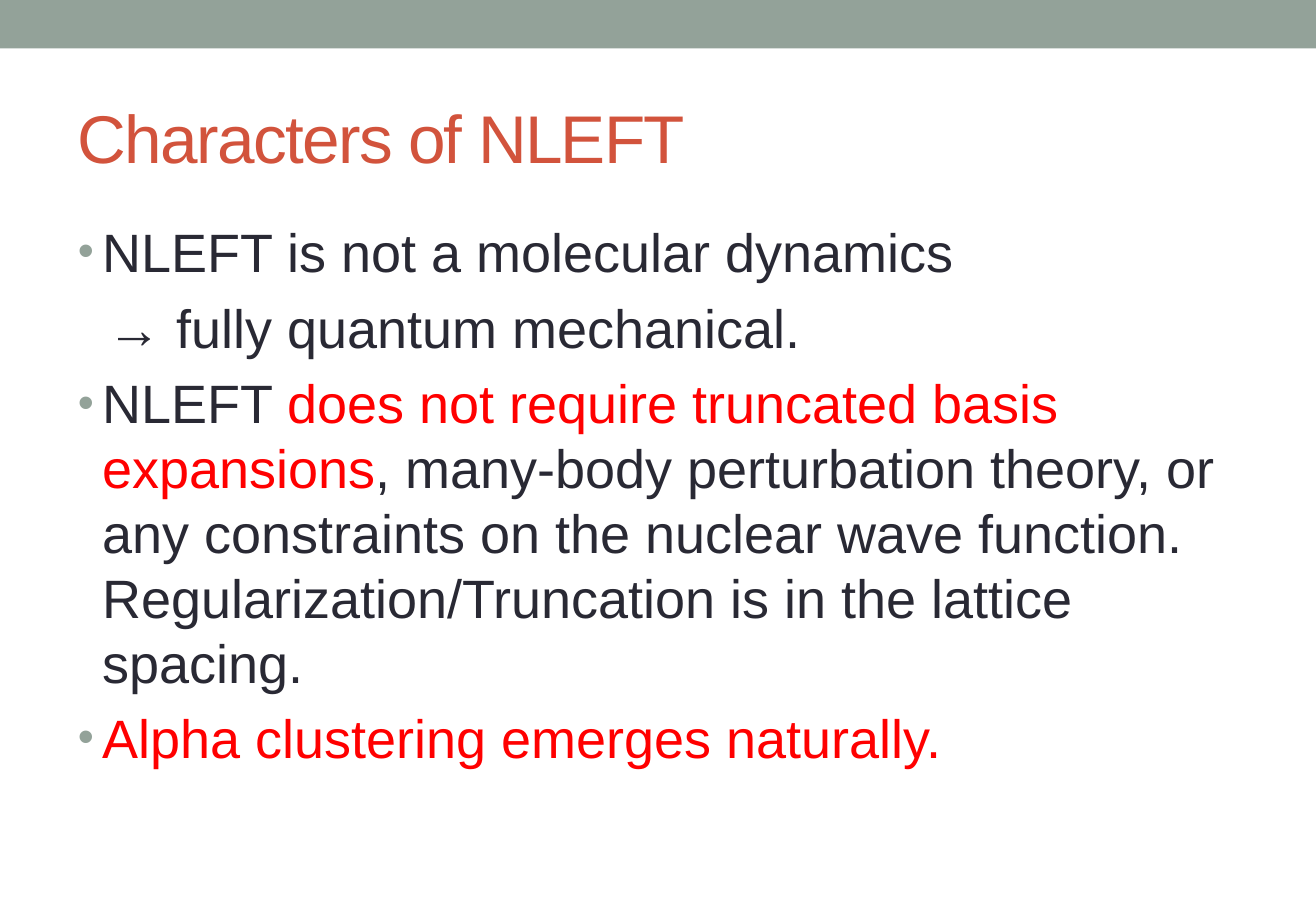
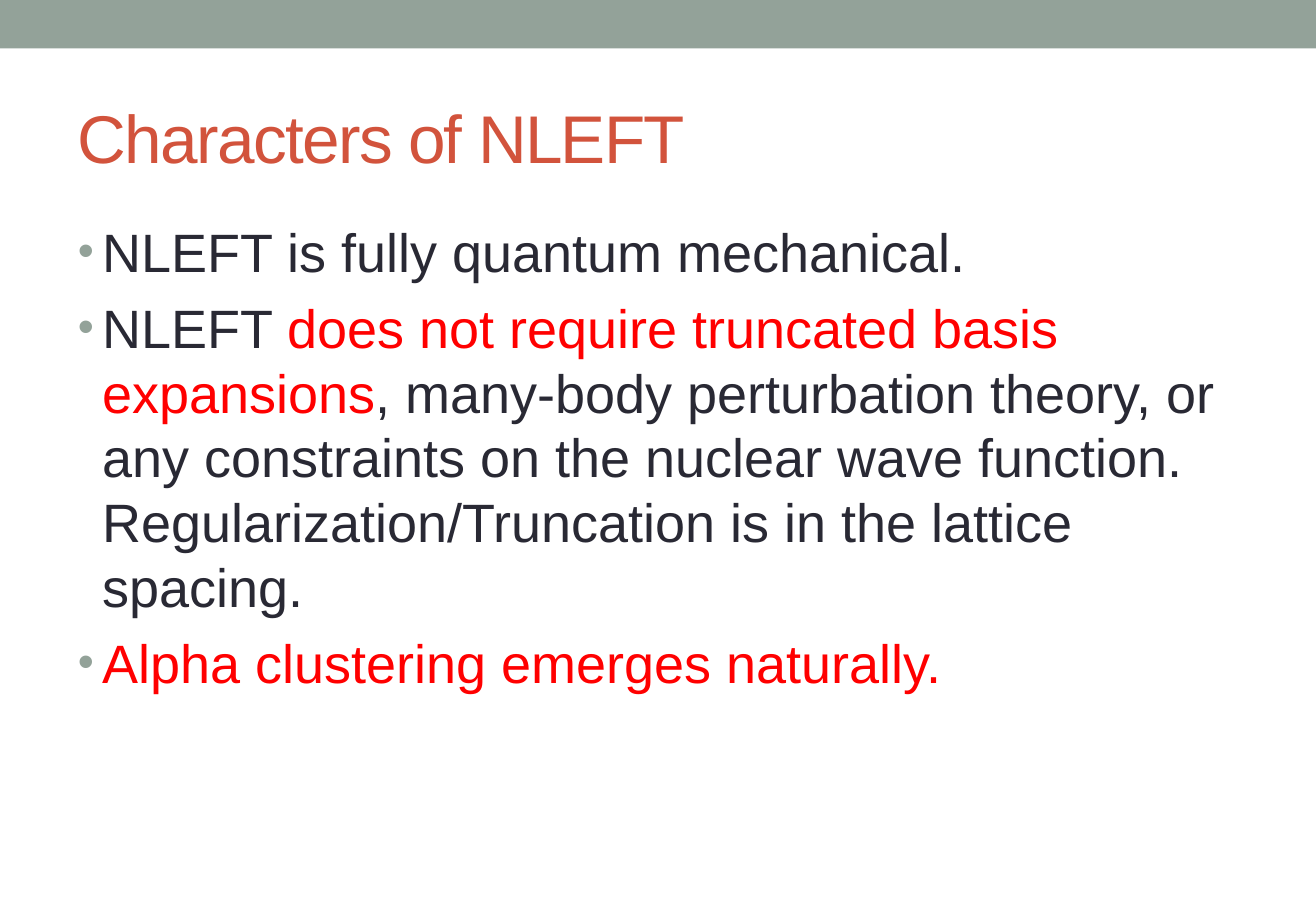
Before and after one commit to alphacentaury-github/NPSS2020, a slide deck: slide 6 of 20220411_KPS_송영호.pptx. Drawn at 1316x911 pixels with LibreOffice and Linux fonts; fonts in the diff are those of the drawing. Boxes give left, top, right and bottom in pixels: in the first picture for what was removed or moved away, otherwise in the second. Text is boxed around its words. In the diff, an @@ line names an element or a change of style, - is before the commit and + after.

```diff
--- a/20220411_KPS_송영호.pptx
+++ b/20220411_KPS_송영호.pptx
@@ text at (x1=102, y1=233, x2=965, y2=282): text changed @@
-• NLEFT is not a molecular dynamics
-→ fully quantum mechanical.
+• NLEFT is fully quantum mechanical.
```
